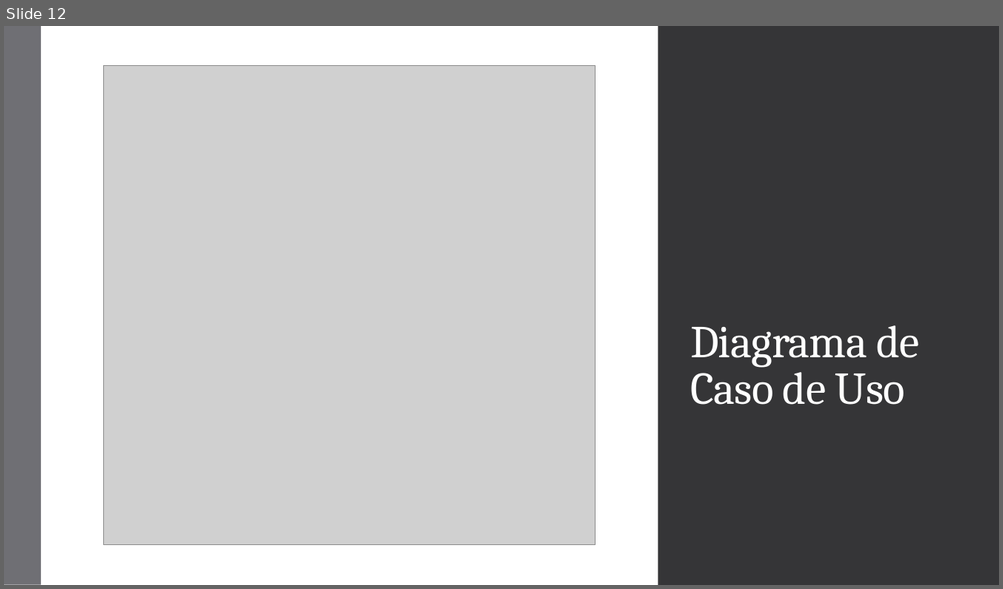
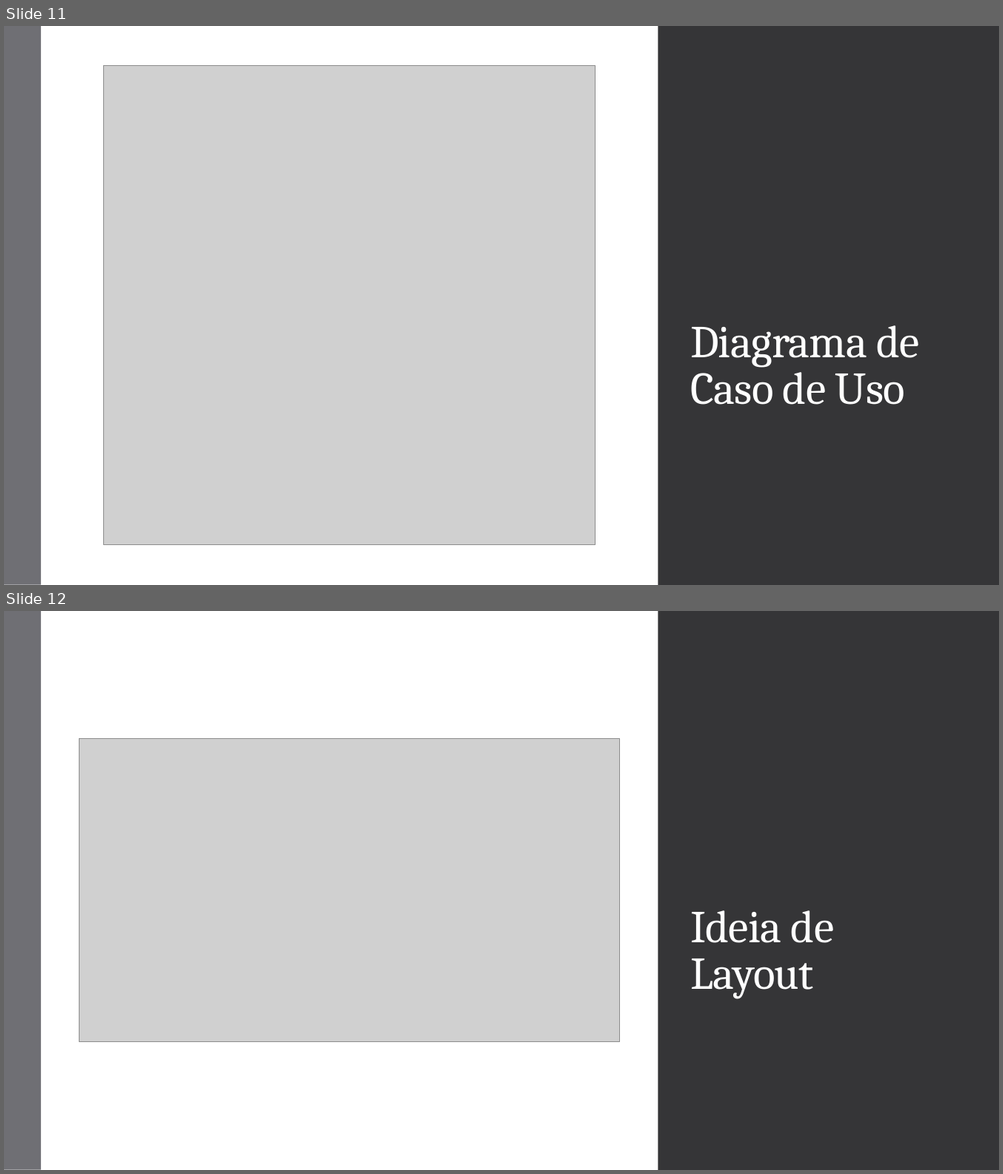
Before and after one commit to AlarconVinicius/sistema-de-gestao-para-ong-de-animais, a slide deck: docs/SaaS ONG Pet.pptx. Shown one above the other, each under a label of ours: slide 12 before the commit, slides 11 and 12 after it. The pictures are 1003x589 and 1003x1174 pixels, drawn with LibreOffice and Linux fonts; fonts in the diff are those of the drawing; grey boxes stand for pictures. Boxes give left, top, right and bottom in pixels: in the first picture for what was removed or moved away, otherwise in the second. Text is boxed around its words. In the diff, an @@ line names an element or a change of style, - is before the commit and + after.

```diff
--- a/docs/SaaS ONG Pet.pptx
+++ b/docs/SaaS ONG Pet.pptx
@@ slide 12 added at bbox=[4, 611, 999, 1170], background #FFFFFF; not listed: 1 template element that a slide beside it also shows @@
@@ rectangle added at bbox=[4, 611, 41, 1170], fill #6F6F74 @@
@@ rectangle added at bbox=[40, 611, 657, 1170], fill #FFFFFF @@
@@ rectangle added at bbox=[41, 611, 925, 1170], fill #353537 @@
@@ rectangle added at bbox=[925, 611, 999, 1170], fill #353537 @@
@@ picture added at bbox=[79, 738, 620, 1042] @@
@@ title added at bbox=[690, 911, 834, 999], 44 pt, text #FFFFFF @@
+Ideia de Layout
@@ what was slide 12 is now slide 11 @@
```
Also in this commit, not shown: 5 other slides added, 1 slide removed.
